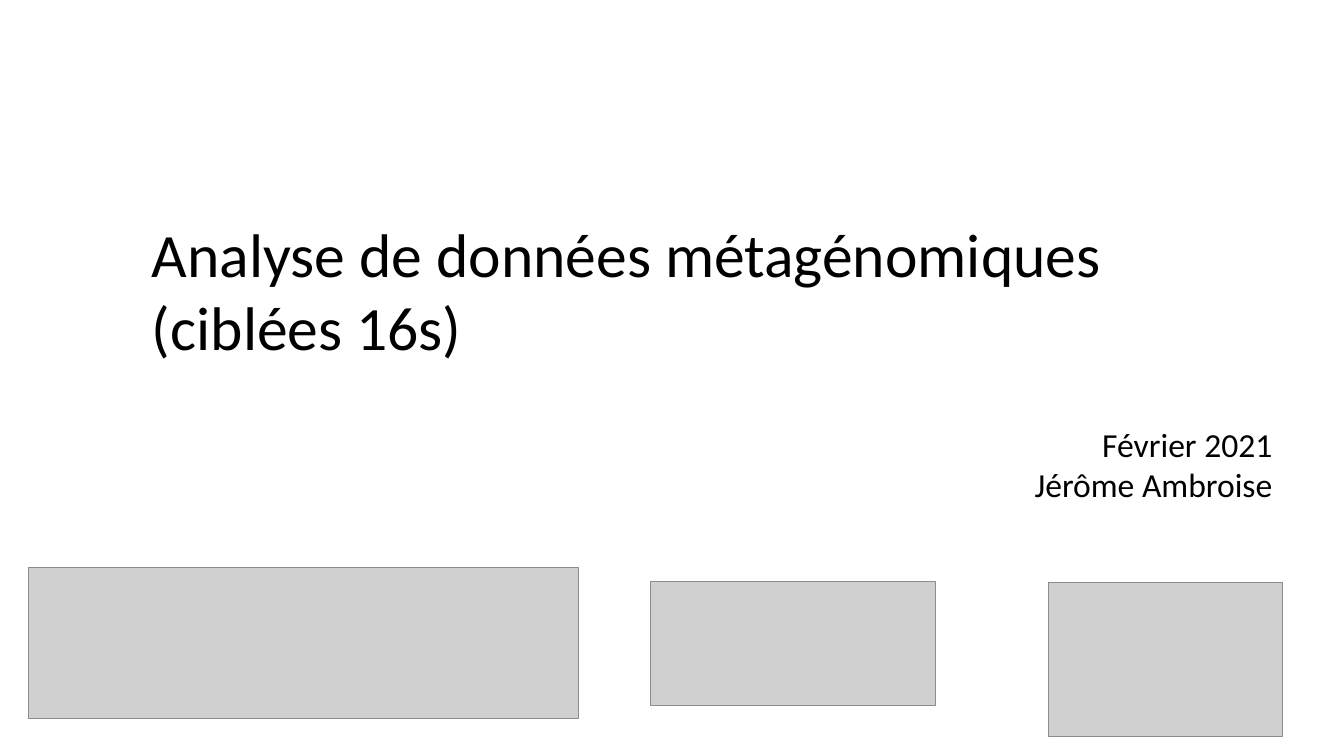
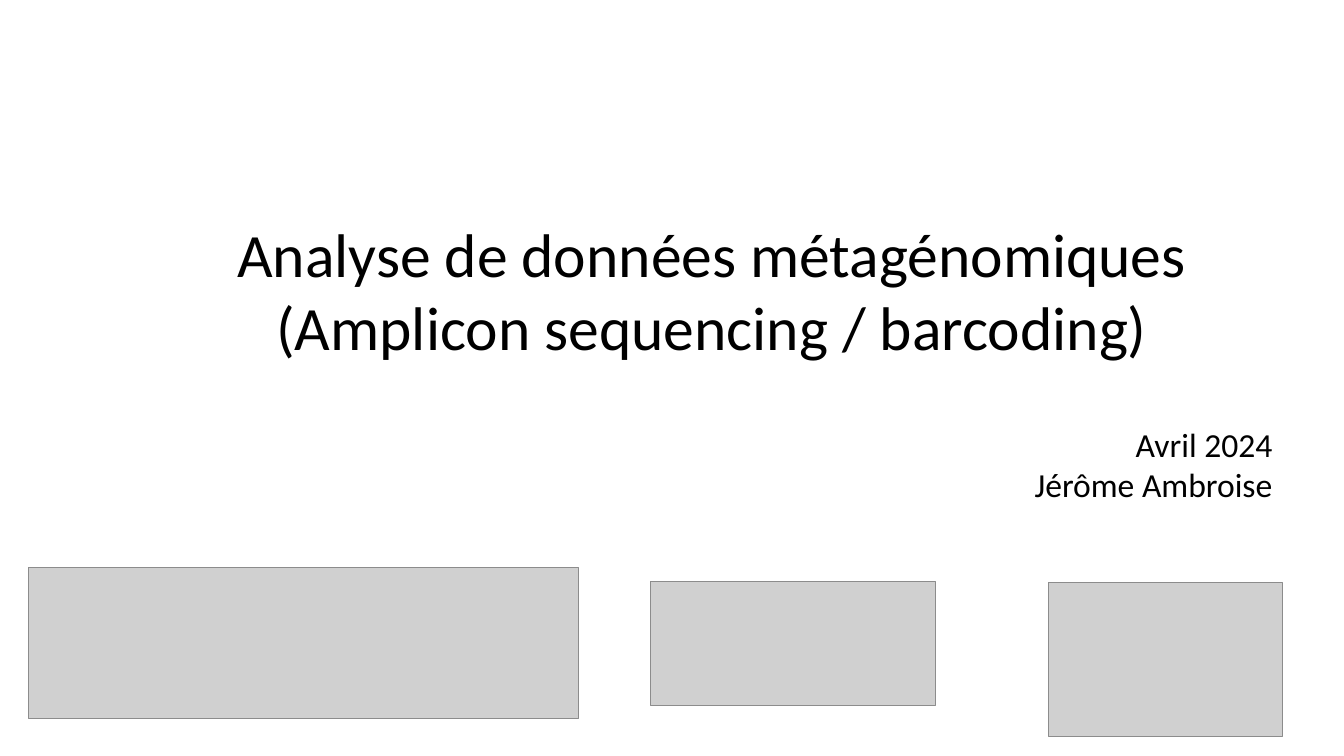
Before and after one commit to JeromeAmbroise/LSTAT2340-metagenomic, a slide deck: slide 1 of LSTAT2340-metagenomique.pptx. Drawn at 1344x756 pixels with LibreOffice and Linux fonts; fonts in the diff are those of the drawing; grey boxes stand for pictures. Boxes give left, top, right and bottom in pixels: in the first picture for what was removed or moved away, otherwise in the second. Text is boxed around its words. In the diff, an @@ line names an element or a change of style, - is before the commit and + after.

```diff
--- a/LSTAT2340-metagenomique.pptx
+++ b/LSTAT2340-metagenomique.pptx
@@ text at (237, 234, 1272, 458): text changed @@
-Analyse de données métagénomiques (ciblées 16s)
-Février 2021
+Analyse de données métagénomiques (Amplicon sequencing / barcoding)
+Avril 2024
```
Also in this commit, not shown: 5 other slides changed, 1 slide added.
